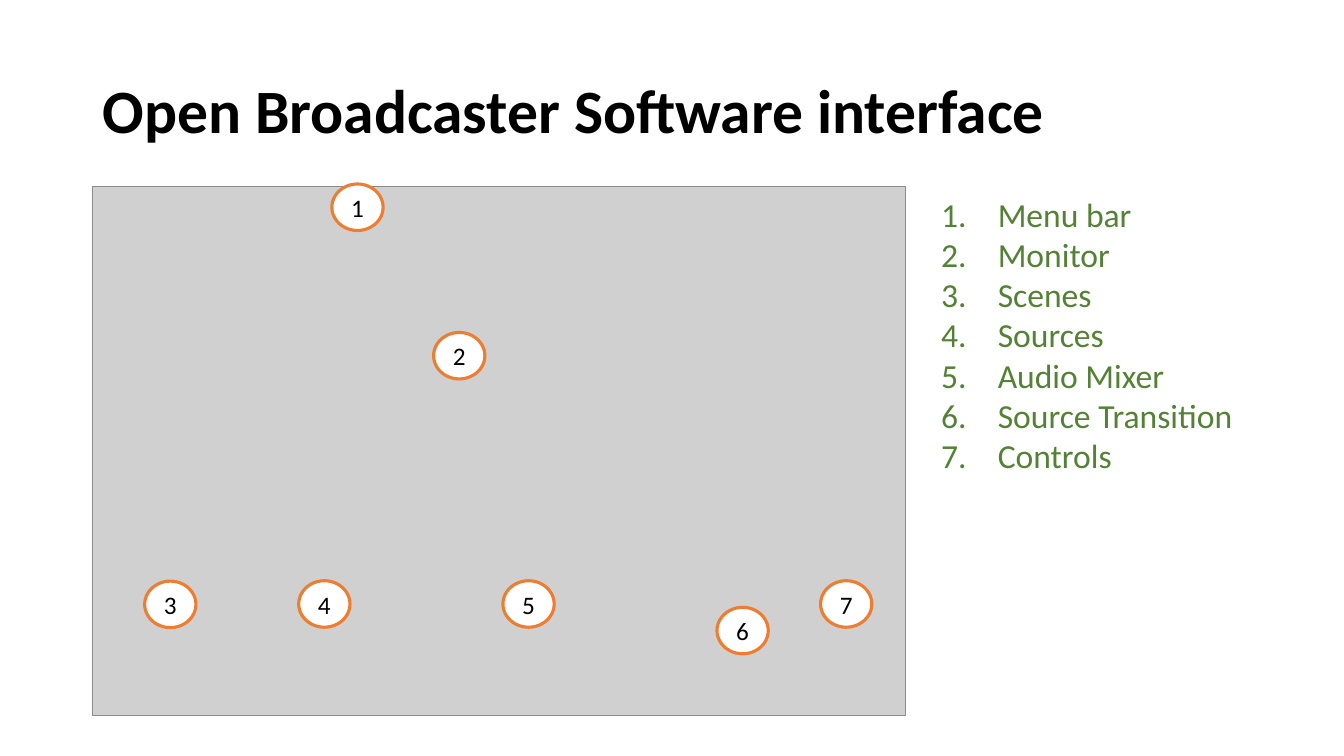
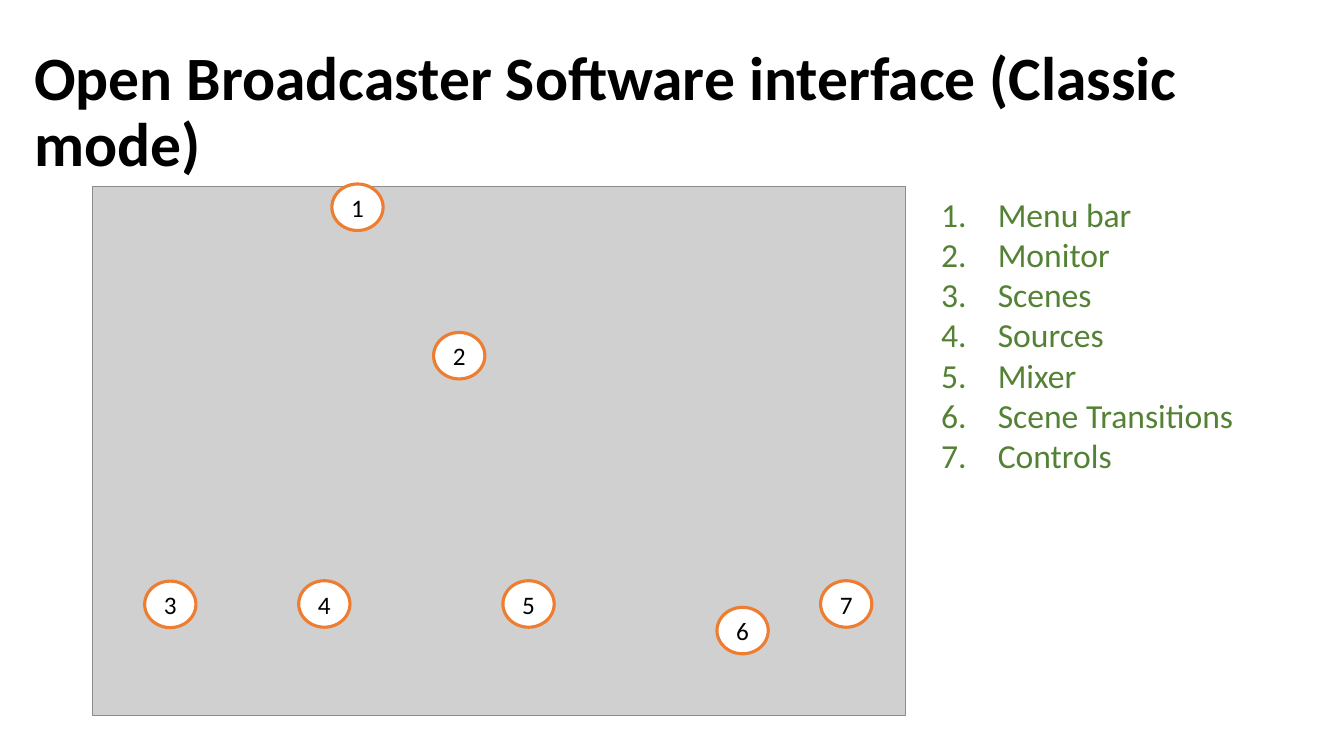
Before and after one commit to engedu/OBS-Training, a slide deck: slide 4 of OBS Training.pptx. Drawn at 1344x756 pixels with LibreOffice and Linux fonts; fonts in the diff are those of the drawing; grey boxes stand for pictures. Boxes give left, top, right and bottom in pixels: in the first picture for what was removed or moved away, otherwise in the second. Text is boxed around its words. In the diff, an @@ line names an element or a change of style, - is before the commit and + after.

```diff
--- a/OBS Training.pptx
+++ b/OBS Training.pptx
@@ title at bbox=[34, 54, 1177, 175]: text changed @@
-Open Broadcaster Software interface
+Open Broadcaster Software interface (Classic mode)
@@ text at bbox=[998, 365, 1233, 429]: text changed @@
-5. Audio Mixer
-6. Source Transition
+5. Mixer
+6. Scene Transitions
```
Also in this commit, not shown: 1 other slide changed.
